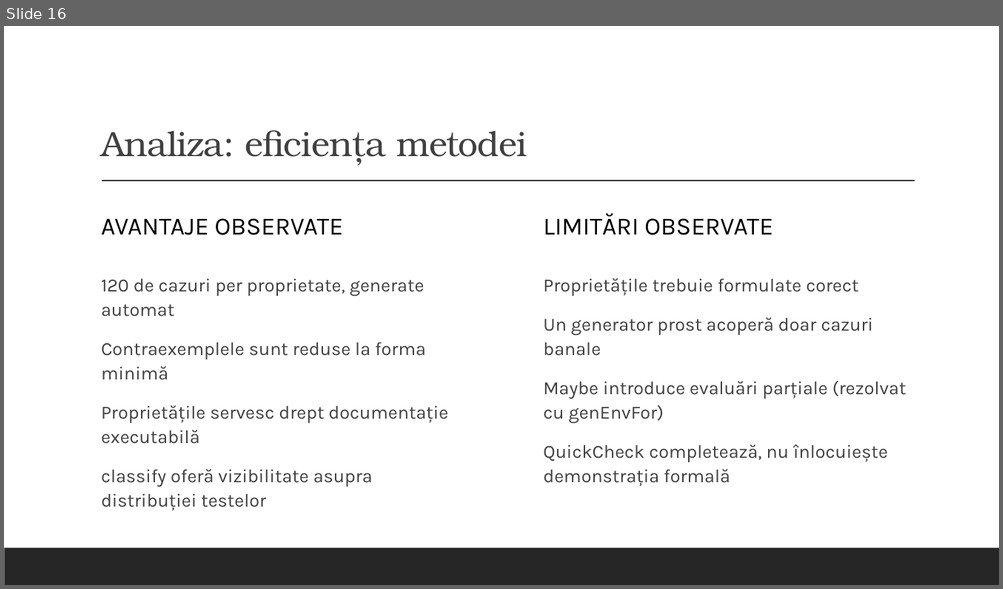
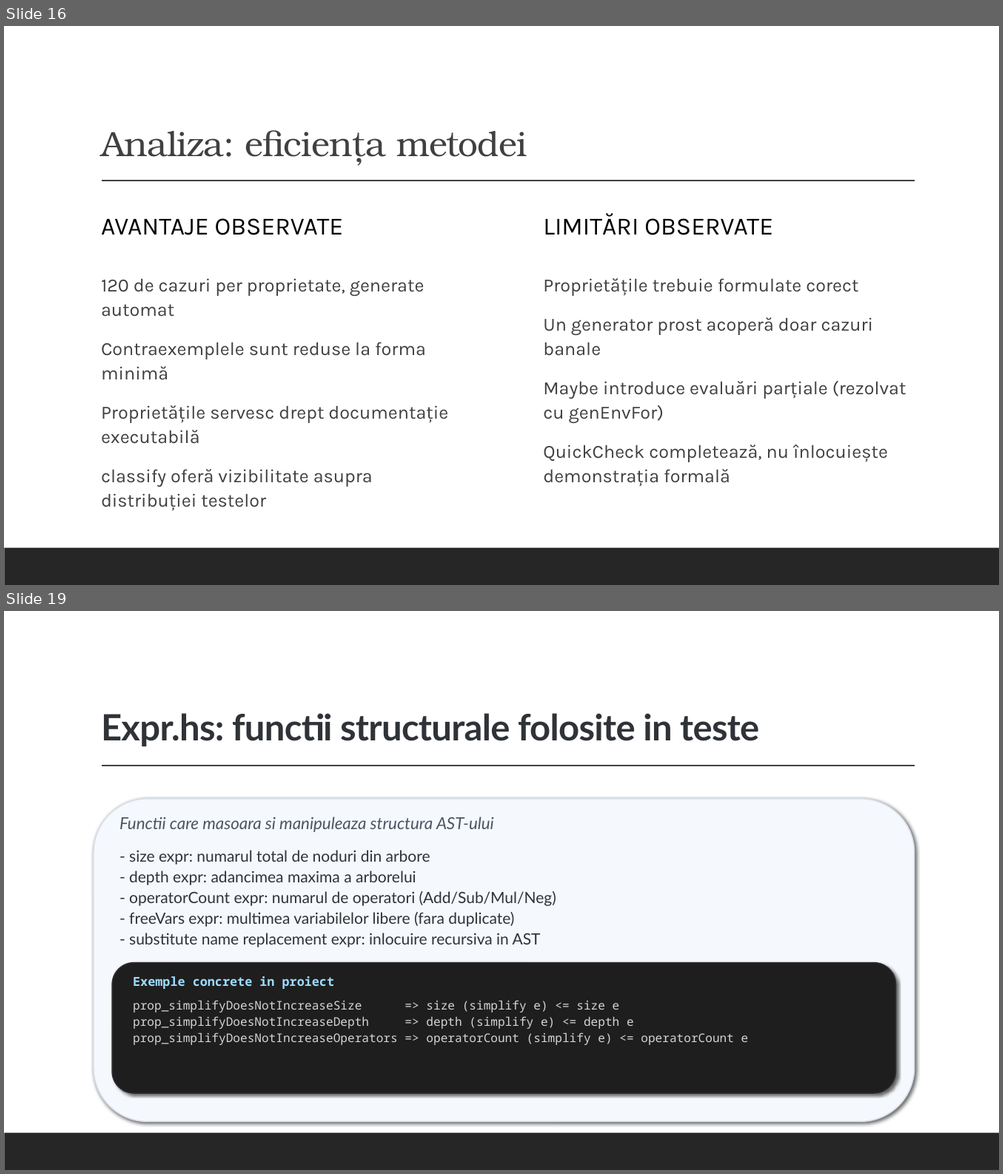
Before and after one commit to alexandrunite/MFIS_Project, a slide deck: Testarea property-based folosind QuickCheck.pptx. Shown one above the other, each under a label of ours: slide 16 before the commit, slides 16 and 19 after it; the slides between them are not shown. The pictures are 1003x589 and 1003x1174 pixels, drawn with LibreOffice and Linux fonts; fonts in the diff are those of the drawing. Boxes give left, top, right and bottom in pixels: in the first picture for what was removed or moved away, otherwise in the second. Text is boxed around its words. In the diff, an @@ line names an element or a change of style, - is before the commit and + after.

```diff
--- a/Testarea property-based folosind QuickCheck.pptx
+++ b/Testarea property-based folosind QuickCheck.pptx
@@ slide 19 added at [4,611,999,1170], background #FFFFFF; not listed: 2 template elements that a slide beside it also shows @@
@@ title added at [101,713,759,747], 35 pt, text #2F3338, bold @@
+Expr.hs: functii structurale folosite in teste
@@ rounded rectangle added at [94,799,914,1122], fill #F5F8FC, outline #D5DFEC 1.1 pt @@
@@ text added at [119,817,494,832], 16 pt, text #4B5563, italic @@
+Functii care masoara si manipuleaza structura AST-ului
@@ text added at [129,850,556,948], 15 pt, text #2F3338 @@
+- size expr: numarul total de noduri din arbore
+- depth expr: adancimea maxima a arborelui
+- operatorCount expr: numarul de operatori (Add/Sub/Mul/Neg)
+- freeVars expr: multimea variabilelor libere (fara duplicate)
+- substitute name replacement expr: inlocuire recursiva in AST
@@ rounded rectangle added at [112,963,896,1093], fill #1E1E1E, outline #2D2D30 1.1 pt @@
@@ text added at [133,977,335,989], 12 pt, text #9CDCFE, bold @@
+Exemple concrete in proiect
@@ text added at [133,1000,748,1045], 11.5 pt, text #D4D4D4 @@
+prop_simplifyDoesNotIncreaseSize => size (simplify e) <= size e
+prop_simplifyDoesNotIncreaseDepth => depth (simplify e) <= depth e
+prop_simplifyDoesNotIncreaseOperators => operatorCount (simplify e) <= operatorCount e
```
Also in this commit, not shown: 2 slides changed, 7 other slides added, 1 other file.
